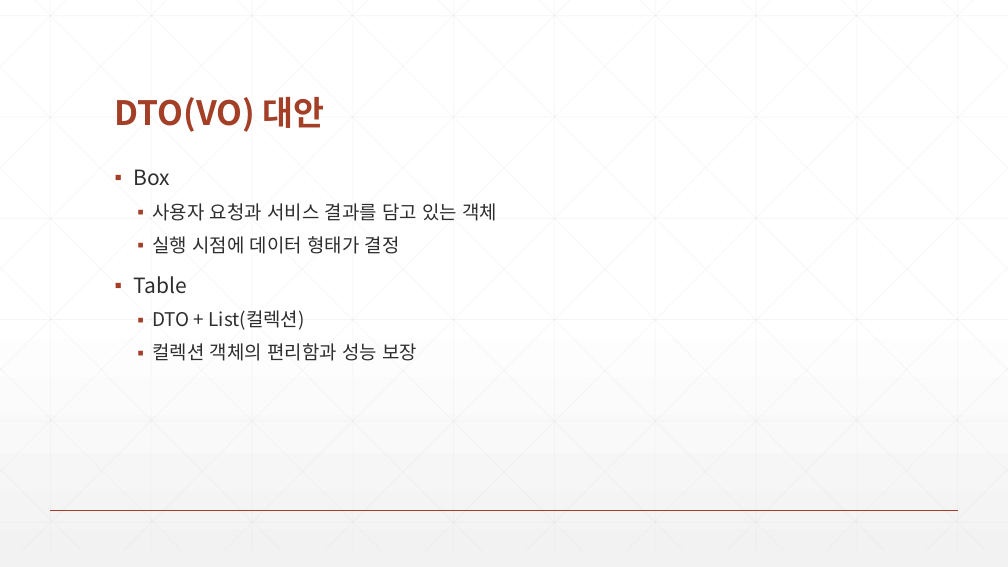
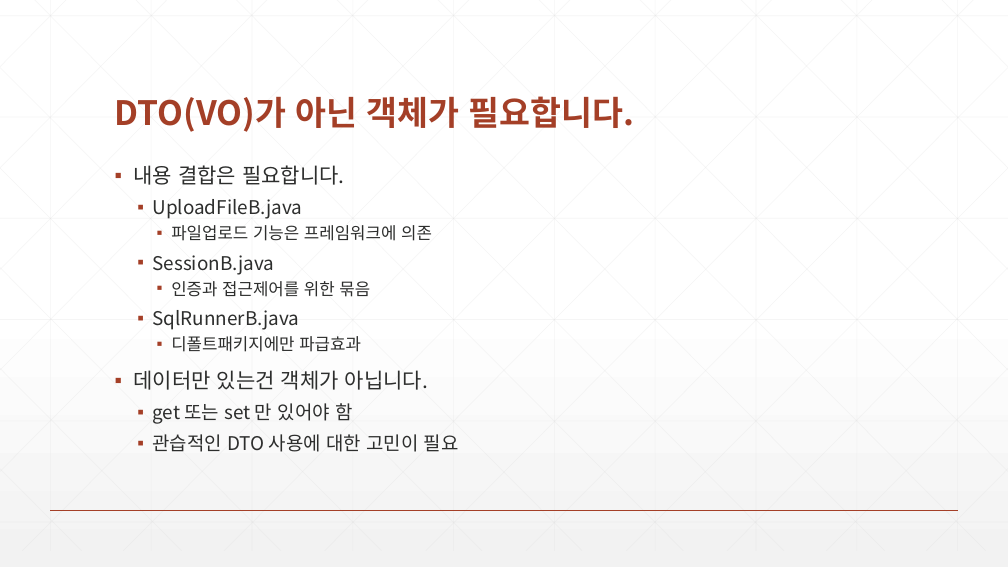
Before and after one commit to zeroshift01/code5, a slide deck: slide 13 of inflearn03/doc/3.(심화)우리는DTO를사용하지않습니다.pptx. Drawn at 1008x567 pixels with LibreOffice and Linux fonts; fonts in the diff are those of the drawing. Boxes give left, top, right and bottom in pixels: in the first picture for what was removed or moved away, otherwise in the second. Text is boxed around its words. In the diff, an @@ line names an element or a change of style, - is before the commit and + after.

```diff
--- a/inflearn03/doc/3.(심화)우리는DTO를사용하지않습니다.pptx
+++ b/inflearn03/doc/3.(심화)우리는DTO를사용하지않습니다.pptx
@@ title at (115,96,635,132): text changed @@
-DTO(VO) 대안
+DTO(VO)가 아닌 객체가 필요합니다.
@@ text at (134,165,459,452): text changed @@
-▪ Box
-  ▪ 사용자 요청과 서비스 결과를 담고 있는 객체
-  ▪ 실행 시점에 데이터 형태가 결정
-▪ Table
-  ▪ DTO + List(컬렉션)
-  ▪ 컬렉션 객체의 편리함과 성능 보장
+▪ 내용 결합은 필요합니다.
+  ▪ UploadFileB.java
+    ▪ 파일업로드 기능은 프레임워크에 의존
+  ▪ SessionB.java
+    ▪ 인증과 접근제어를 위한 묶음
+  ▪ SqlRunnerB.java
+    ▪ 디폴트패키지에만 파급효과
+▪ 데이터만 있는건 객체가 아닙니다.
+  ▪ get 또는 set 만 있어야 함
+  ▪ 관습적인 DTO 사용에 대한 고민이 필요
```
Also in this commit, not shown: 6 other slides changed.
